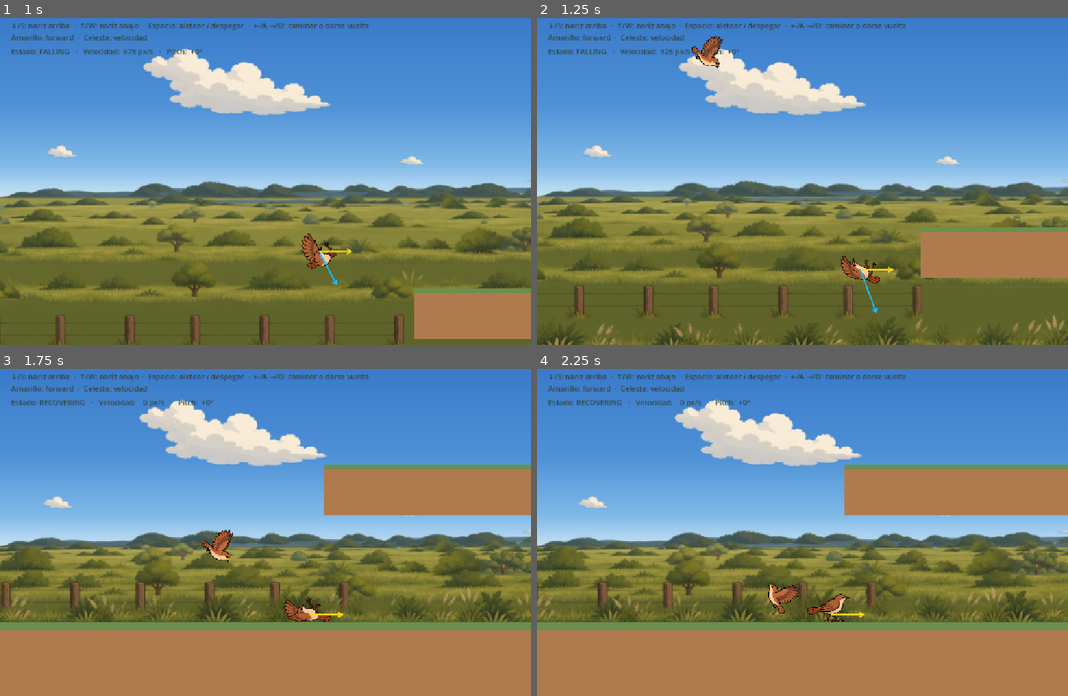
Above: before the commit, frames 1-4 (two rows, left to right).
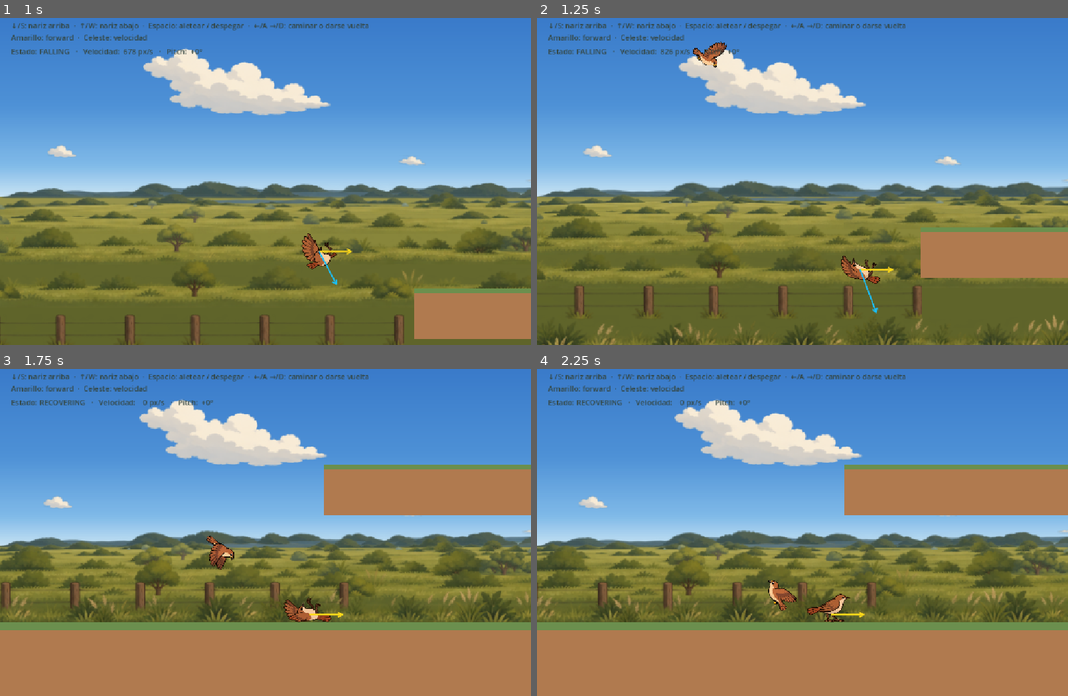
Above: after the commit, the same moments.

Repository: Martin-Fedorenko/hornero
Game: Godot game, scene res://scenes/main.tscn
The game is run twice, just before and just after one commit, with the same random seed, the same clock (stepped at 60 frames per second) and the same inputs.
Inputs:
- Up to frame 1 (1 s): hold D (move_right) from 0.53 s (still down); tap O (fall) at 0.6 s; tap Space (flap) at 0.77 s
- Up to frame 2 (1.25 s): keep holding D (move_right); tap Space (flap) at 1.07 s
- Up to frame 3 (1.75 s): keep holding D (move_right); tap O (fall) at 1.35 s; tap Space (flap) at 1.52 s
- Up to frame 4 (2.25 s): tap Space (flap) at 1.82 s; release D (move_right) at 2.03 s; hold A (move_left) from 2.03 s (still down); tap O (fall) at 2.1 s

Frame 1 is identical in both runs. In frame 2, 0.3% of the frame differs, in the area x 29-36%, y 5-16%; in frame 3, 0.4%, in the area x 38-45%, y 49-62%; in frame 4, 0.3%.

Commit message:
mecanica vuelo chimango

Diff:
--- a/game/scenes/main.tscn
+++ b/game/scenes/main.tscn
@@ -70,8 +70,8 @@
 "texture": SubResource("AtlasTexture_trceg")
 }],
 "loop": 1,
-"name": &"chimango_attack",
-"speed": 5.0
+"name": &"vuelo",
+"speed": 12.0
 }]
 
 [sub_resource type="CircleShape2D" id="CircleShape2D_a8y0u"]
@@ -167,7 +167,7 @@
 
 [node name="ChimangoAnimator" type="AnimatedSprite2D" parent="Chimango" unique_id=1938302224]
 sprite_frames = SubResource("SpriteFrames_2siln")
-animation = &"chimango_attack"
+animation = &"vuelo"
 script = ExtResource("6_tipki")
 
 [node name="ChimangoCollision" type="CollisionShape2D" parent="Chimango" unique_id=114115484]
